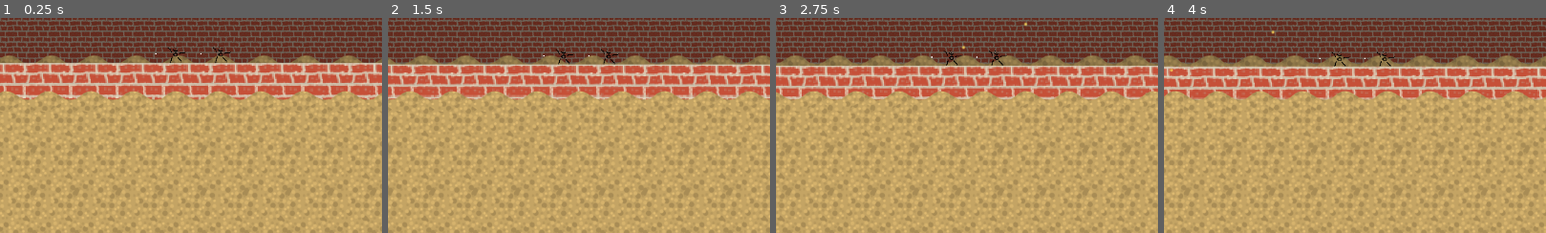
Above: before the commit, frames 1-4 (left to right).
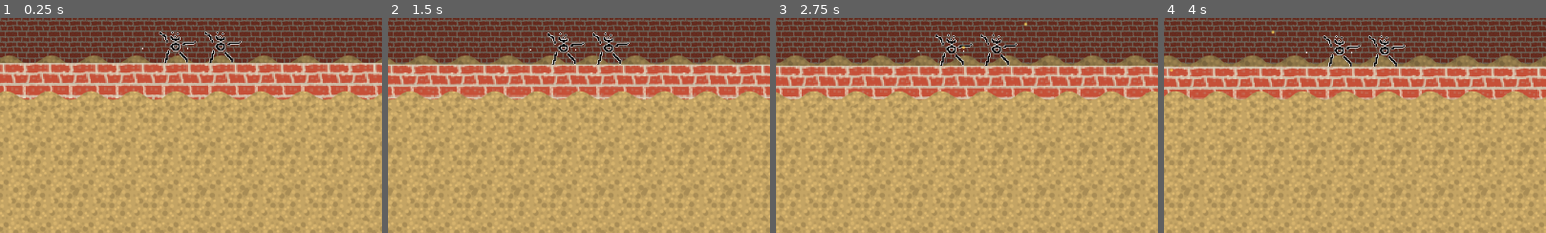
Above: after the commit, the same moments.

Repository: atomazu/quicksand
Game: Godot game, scene res://scenes/main.tscn
The game is run twice, just before and just after one commit, with the same random seed, the same clock (stepped at 60 frames per second) and the same inputs.
Inputs:
- Up to frame 1 (0.25 s): no input
- Up to frame 2 (1.5 s): no input
- Up to frame 3 (2.75 s): no input
- Up to frame 4 (4 s): no input
The pictures show only the part of the screen within x 24-74%, y 50-100%; the shares and areas given below are measured in that part.

The runs differ from the first frame. In frame 1, 0.9% of the frame differs, in the area x 37-64%, y 6-21%; in frame 2, 0.9%, in the area x 37-64%, y 6-22%; in frame 3, 0.9%; in frame 4, 0.9%.

Commit message:
New player look and feel(tm)

Diff:
--- a/scenes/grab_system.gd
+++ b/scenes/grab_system.gd
@@ -2,7 +2,8 @@
 
 @export var raycast: RayCast2D
 @export var grabpoint: Node2D
-@export var lightcone: PointLight2D
+#@export var lightcone: PointLight2D
+@export var sprite: Sprite2D
 
 @onready var input_prefix = get_parent().input_prefix
 @onready var start_grab_dir: float = abs(grabpoint.position.x)
@@ -18,6 +19,10 @@
 	if direction != 0.0:
 		raycast.target_position.x = start_raycast_target * sign(direction)
 		grabpoint.position.x = start_grab_dir * sign(direction)
+		if direction < 0:
+			sprite.flip_h = false
+		else:
+			sprite.flip_h = true
 		#lightcone.scale.x = lightcone_start_size * sign(direction)
 
 	if event.is_action_pressed(input_prefix + "_interact1"):
--- a/scenes/player.tscn
+++ b/scenes/player.tscn
@@ -2,6 +2,7 @@
 
 [ext_resource type="Texture2D" uid="uid://bwrq5rhaxiokk" path="res://assets/player.png" id="1_3vyb7"]
 [ext_resource type="Script" uid="uid://xwnmth4bj0bp" path="res://scenes/player.gd" id="1_g2els"]
+[ext_resource type="Shader" uid="uid://d24ctoml41xv2" path="res://scenes/outline.gdshader" id="2_dqkch"]
 [ext_resource type="Script" uid="uid://bcix6pm08eq6h" path="res://scenes/grab_system.gd" id="3_qhqgy"]
 
 [sub_resource type="PhysicsMaterial" id="PhysicsMaterial_3vyb7"]
@@ -9,10 +10,18 @@
 bounce = 0.3
 
 [sub_resource type="RectangleShape2D" id="RectangleShape2D_far1q"]
-size = Vector2(19, 24)
+size = Vector2(13.333334, 25.555557)
+
+[sub_resource type="ShaderMaterial" id="ShaderMaterial_qlg0r"]
+shader = ExtResource("2_dqkch")
+shader_parameter/color = Color(0.85750073, 0.85750073, 0.85750073, 1)
+shader_parameter/width = 0.50000002375
+shader_parameter/pattern = 0
+shader_parameter/inside = false
+shader_parameter/add_margins = true
 
 [sub_resource type="RectangleShape2D" id="RectangleShape2D_15jrk"]
-size = Vector2(15, 1)
+size = Vector2(15, 2)
 
 [node name="Player" type="RigidBody2D" unique_id=626033914 node_paths=PackedStringArray("ground_area") groups=["Player"]]
 physics_material_override = SubResource("PhysicsMaterial_3vyb7")
@@ -22,31 +31,35 @@
 input_prefix = "p1"
 
 [node name="CollisionShape2D" type="CollisionShape2D" parent="." unique_id=286655539]
-position = Vector2(-0.5, 2)
+position = Vector2(-4.7683716e-07, 0)
+scale = Vector2(1.8, 1.8)
 shape = SubResource("RectangleShape2D_far1q")
 
 [node name="Sprite2D" type="Sprite2D" parent="." unique_id=644741127]
 texture_filter = 1
+material = SubResource("ShaderMaterial_qlg0r")
+position = Vector2(0, -5.28)
+scale = Vector2(2, 2)
 texture = ExtResource("1_3vyb7")
 
 [node name="GroundDetection" type="Area2D" parent="." unique_id=1511495204]
 position = Vector2(0, 15)
 
 [node name="CollisionShape2D" type="CollisionShape2D" parent="GroundDetection" unique_id=1735841062]
-position = Vector2(-0.5, -0.5)
+position = Vector2(0, 8)
 shape = SubResource("RectangleShape2D_15jrk")
 
-[node name="GrabSystem" type="Node" parent="." unique_id=1151985556 node_paths=PackedStringArray("raycast", "grabpoint", "lightcone")]
+[node name="GrabSystem" type="Node" parent="." unique_id=1151985556 node_paths=PackedStringArray("raycast", "grabpoint", "sprite")]
 script = ExtResource("3_qhqgy")
 raycast = NodePath("../GrabRayCast")
 grabpoint = NodePath("../GrabPoint")
-lightcone = NodePath("")
+sprite = NodePath("../Sprite2D")
 
 [node name="GrabRayCast" type="RayCast2D" parent="." unique_id=82883217]
-target_position = Vector2(-30, 0)
+target_position = Vector2(-50, 0)
 
 [node name="GrabPoint" type="Node2D" parent="." unique_id=213734272]
-position = Vector2(-30, 0)
+position = Vector2(-50, 0)
 
 [node name="ColorRect" type="ColorRect" parent="GrabPoint" unique_id=269908033]
 offset_left = -1.0
